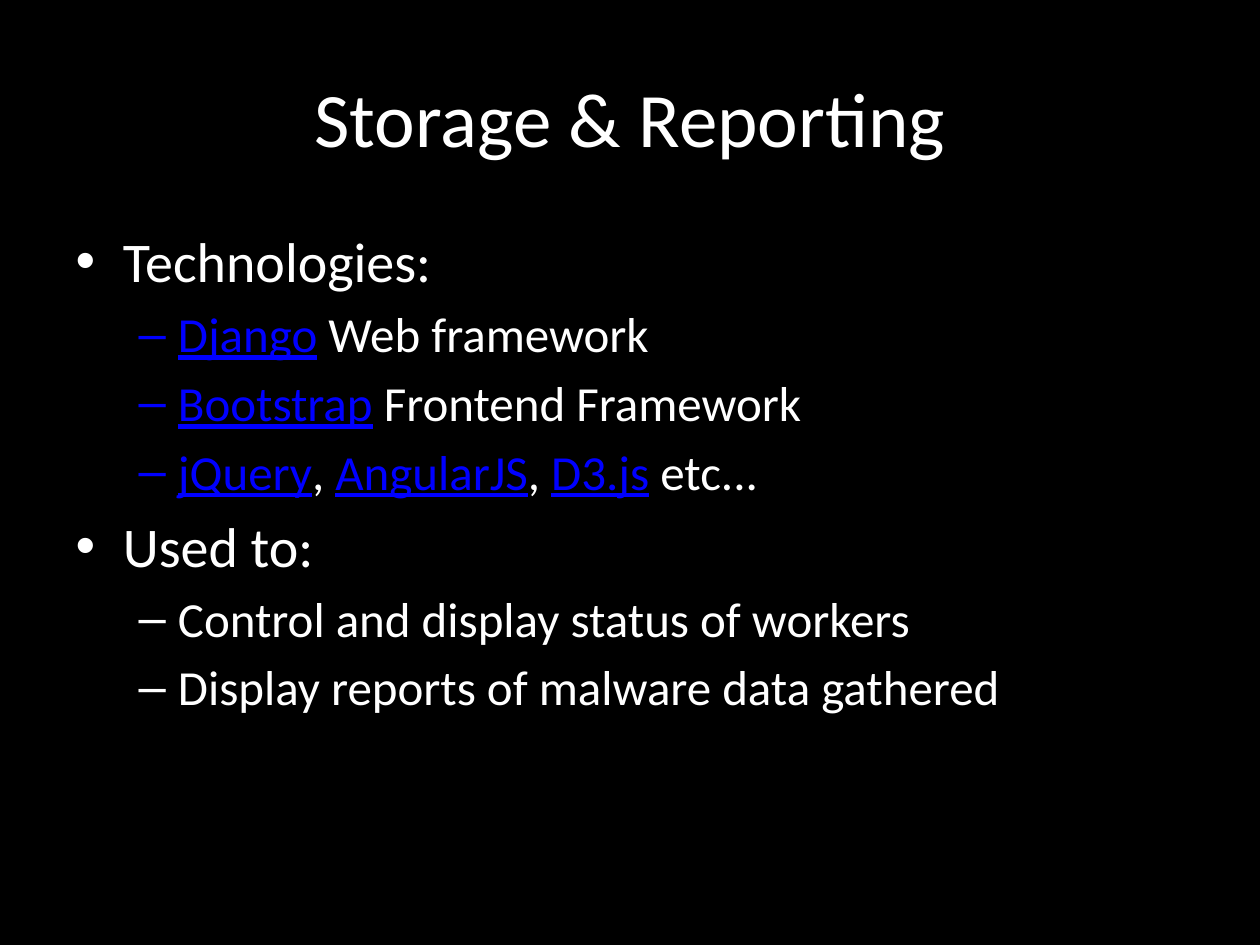
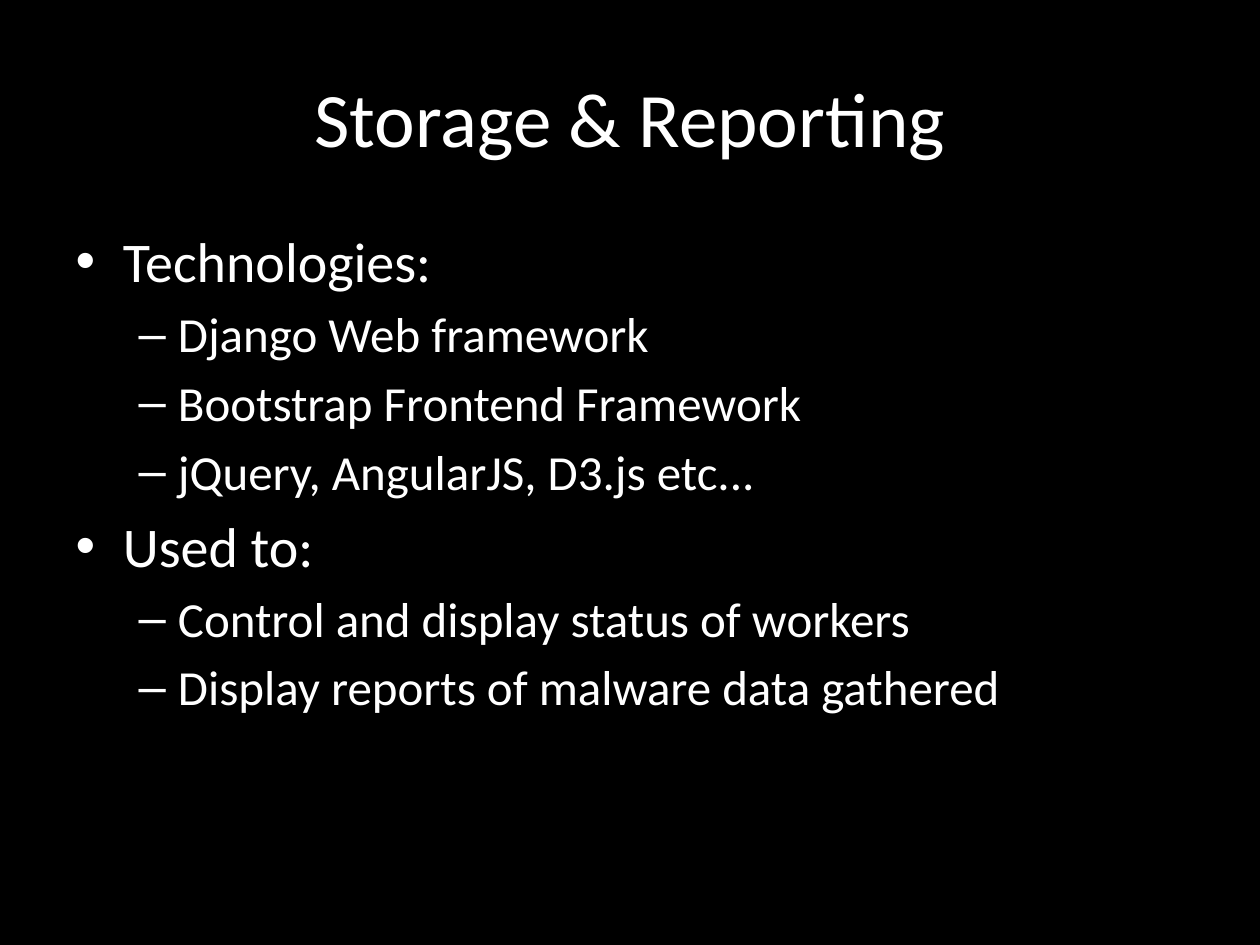
Before and after one commit to chrissorchard/malucrawl, a slide deck: slide 11 of doc/pres1/wk4-progress.pptx. Drawn at 1260x945 pixels with LibreOffice and Linux fonts; fonts in the diff are those of the drawing; background and template pictures are left out. Boxes give left, top, right and bottom in pixels: in the first picture for what was removed or moved away, otherwise in the second. Text is boxed around its words. In the diff, an @@ line names an element or a change of style, - is before the commit and + after.

Commit message:
Added intro to slide set, also time issues
Beginning to re-format slides to a finished standard

```diff
--- a/doc/pres1/wk4-progress.pptx
+++ b/doc/pres1/wk4-progress.pptx
@@ text at bbox=[178, 318, 801, 499]: text colour #0000FF to #FFFFFF, underline off in "Django", "Bootstrap", "jQuery, AngularJS, D3.js" @@
```
Also in this commit, not shown: 7 other slides changed.
